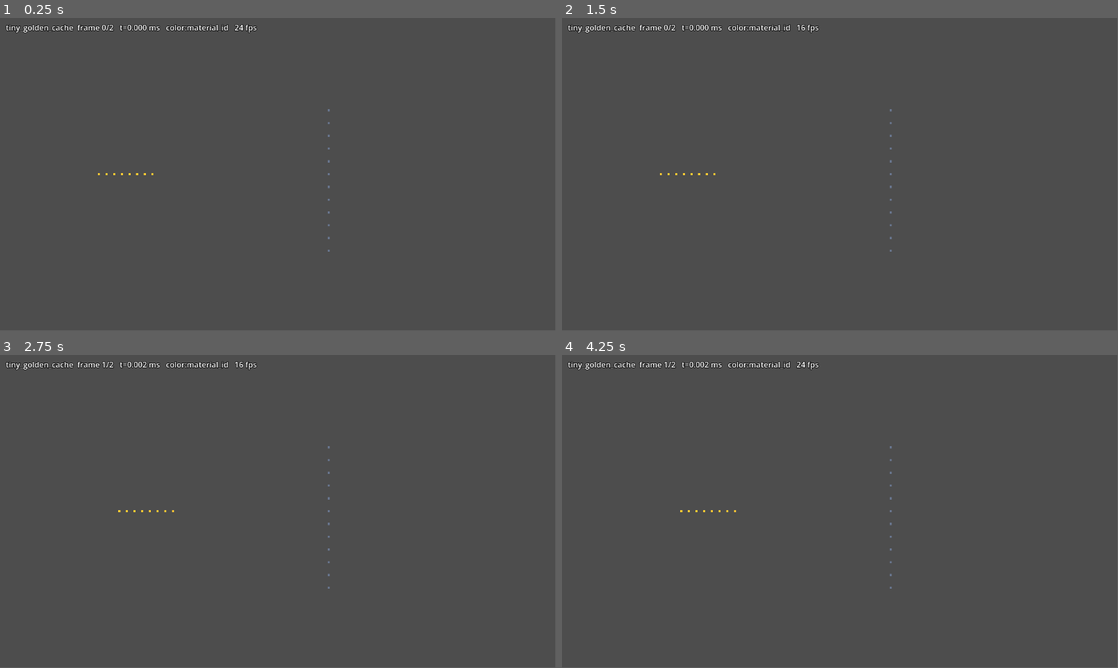
Above: before the commit, frames 1-4 (two rows, left to right).
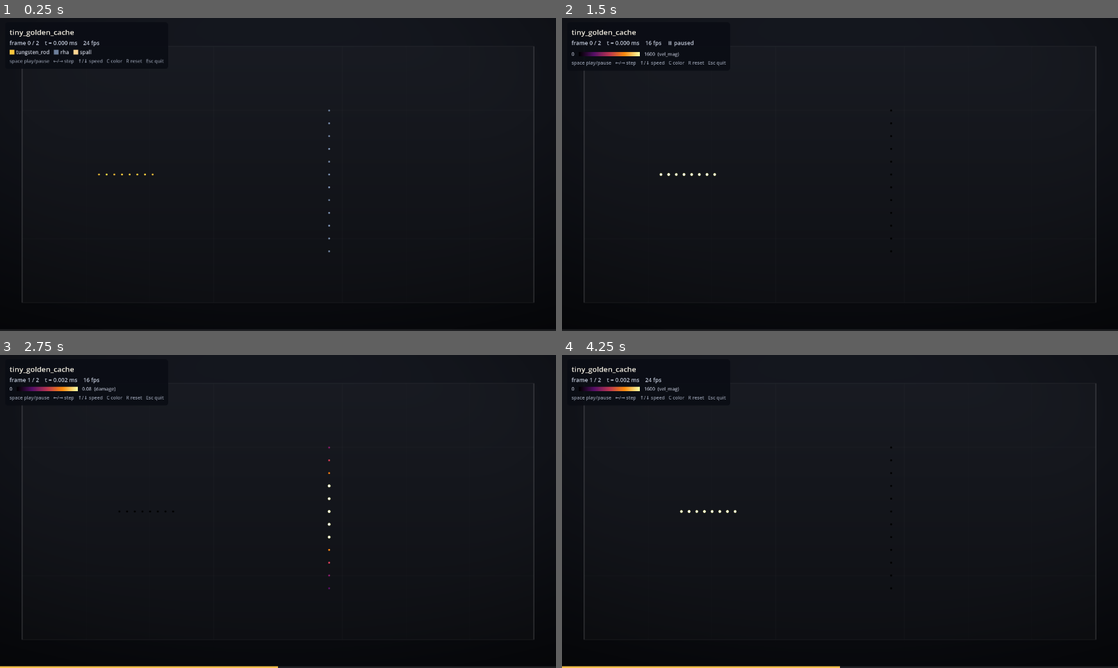
Above: after the commit, the same moments.

Repository: BoykoNeov/armor_pen
Game: Godot game, scene res://main.tscn
The game is run twice, just before and just after one commit, with the same random seed, the same clock (stepped at 60 frames per second) and the same inputs.
Inputs:
- Up to frame 1 (0.25 s): no input
- Up to frame 2 (1.5 s): tap Enter at 0.5 s; hold Right 0.53-1.28 s; tap C at 0.6 s; tap Space at 0.77, 0.8, 1.07, 1.35 s; hold Down from 1.28 s (still down)
- Up to frame 3 (2.75 s): tap Space at 1.52, 1.82, 2.3 s; tap C at 1.55, 2.1 s; release Down at 2.03 s; hold Right from 2.03 s (still down)
- Up to frame 4 (4.25 s): release Right at 2.78 s; hold Up 2.78-3.53 s; tap R at 2.85 s; tap Space at 3.02, 3.32, 3.77, 3.8, 4.07 s; tap C at 3.05, 3.6 s; hold Left from 3.53 s (still down)
In our replay, the window is 799x449 before the commit and 800x450 after it. These sizes can differ from the game's own. Grey fills any space a smaller window leaves; there, only what the larger window draws over its background counts as a difference.

The runs differ from the first frame. In frame 1, 99% of the frame differs, in the area x 0-100%, y 0-100%; in frame 2, 99%; in frame 3, 100%; in frame 4, 100%.

Commit message:
feat(viewer): visual overhaul — soft glowing particles, streaks, inferno ramp, HUD
- Forward+ renderer with HDR 2D + WorldEnvironment glow: damaged/fast
  particles carry a per-instance heat scalar and bloom incandescently
- Soft-disc particle shader (shaders/particle.gdshader) replaces flat
  quads; heat widens/brightens the disc, center highlight adds grain
- Detonated ERA filler renders as an orange fireball; metal spall pulls
  toward hot sparks scaled by damage x speed, cooling as debris settles
- Free fragments (damage > 0.5) stretch along their motion vector
  (prev-frame delta) so spall reads as streaking sparks
- Scalar coloring now uses an inferno colormap fit, normalized to the
  99.5th-percentile over sampled frames; C key cycles color modes
- Scene dressing: vignetted gradient backdrop, faint domain frame + grid,
  panel HUD with material legend / colorbar, bottom timeline bar

Presentation-only: cache format and loader untouched.

Co-Authored-By: Claude Opus 4.8 (1M context) <noreply@anthropic.com>
Claude-Session: https://claude.ai/code/session_01EDGxhvzYn4mW79h1w4qvTM

Diff:
--- a/visualizer/project.godot
+++ b/visualizer/project.godot
@@ -19,6 +19,13 @@
 run/main_scene="res://main.tscn"
 config/features=PackedStringArray("4.7")
 
+[display]
+
+window/size/viewport_width=1280
+window/size/viewport_height=720
+
 [rendering]
 
-renderer/rendering_method="gl_compatibility"
+renderer/rendering_method="forward_plus"
+viewport/hdr_2d=true
+environment/defaults/default_clear_color=Color(0.045, 0.05, 0.07, 1)
--- a/visualizer/scripts/particle_view.gd
+++ b/visualizer/scripts/particle_view.gd
@@ -12,17 +12,26 @@
 ##   godot --path visualizer -- --cache <dir> --shots M:/path/to/out_dir
 ## With no --cache it plays the golden fixture, so the viewer runs with no
 ## solver present.
+##
+## Rendering notes (all presentation-side; the cache is untouched):
+## - Particles are soft discs (shaders/particle.gdshader). Per-instance
+##   custom data carries a "heat" scalar: damaged/fast particles render
+##   larger and HDR-bright, and a WorldEnvironment glow pass blooms them.
+## - Free fragments (damage > 0.5) are stretched along their motion vector
+##   (previous frame vs this frame) so spall reads as streaking sparks.
+## - Detonated ERA filler renders as an incandescent fireball rather than
+##   flat white.
 
 ## Cache directory to play. A res:// path or an absolute OS path both work
 ## (CacheLoader uses FileAccess, which handles either). Overridden by --cache.
 @export var cache_dir: String = "res://fixtures/tiny_golden_cache"
 
 ## How to color particles: "material_id" (discrete palette) or a scalar
-## attribute name like "vel_mag" / "stress" / "damage" (normalized ramp).
+## attribute name like "vel_mag" / "stress" / "damage" (inferno ramp).
 @export var color_by: String = "material_id"
 
 ## World-space edge length of each particle quad (domain units, e.g. mm).
-@export var point_size: float = 0.8
+@export var point_size: float = 1.0
 
 ## Simulated playback rate: how many baked frames to advance per wall second.
 @export var frames_per_second: float = 24.0
@@ -32,17 +41,22 @@
 
 # Discrete colors per material id (name lookup is via the manifest's `materials`).
 const MATERIAL_COLORS := {
-	0: Color(1.00, 0.80, 0.20),  # tungsten_rod — bright gold
-	1: Color(0.42, 0.48, 0.58),  # rha — steel blue-gray
-	2: Color(0.80, 0.70, 0.45),  # ceramic — tan
-	3: Color(0.95, 0.35, 0.15),  # era_filler — hot orange
-	4: Color(0.45, 0.20, 0.15),  # era_filler_inert — dark brick
+	0: Color(0.98, 0.78, 0.24),  # tungsten_rod — bright gold
+	1: Color(0.43, 0.50, 0.61),  # rha — steel blue-gray
+	2: Color(0.82, 0.72, 0.48),  # ceramic — tan
+	3: Color(0.95, 0.38, 0.12),  # era_filler — hot orange
+	4: Color(0.52, 0.26, 0.18),  # era_filler_inert — dark brick
 }
 const FALLBACK_COLOR := Color(0.6, 0.6, 0.6)
-# A damaged/spalled particle is whitened toward this, so the fragment spray reads.
-const SPALL_COLOR := Color(0.98, 0.98, 0.98)
+# Damaged/spalled particles trend toward this hot-spark tone; "heat" (glow)
+# scales with damage and speed so fresh fast fragments burn brightest.
+const SPARK_COLOR := Color(1.0, 0.84, 0.58)
+# Speed (domain units/s ~ m/s) at which a fragment reaches full glow.
+const SPARK_FULL_GLOW_SPEED := 900.0
+const ACCENT := Color(0.95, 0.75, 0.30)
 
 const CacheLoaderScript = preload("res://scripts/cache_loader.gd")
+const PARTICLE_SHADER = preload("res://shaders/particle.gdshader")
 
 var _loader := CacheLoaderScript.new()
 var _frame: int = 0
@@ -52,14 +66,30 @@
 
 var _pos_x: int = -1
 var _pos_y: int = -1
+var _vel_col: int = -1
 var _mat_col: int = -1
 var _damage_col: int = -1
 var _color_col: int = -1
-var _color_lo: float = 0.0
-var _color_hi: float = 1.0
+var _color_hi := {}          # attribute name -> normalization max (cached per mode)
+var _color_span: float = 1.0
+
+# Deterministic per-particle brightness jitter so solid bodies read as grainy
+# metal instead of a flat fill.
+var _jitter := PackedFloat32Array()
+
+# Previous frame's raw data, for motion streaks. During sequential playback the
+# shown frame becomes next frame's "previous" — no extra disk reads.
+var _prev_data := PackedFloat32Array()
+var _prev_frame: int = -2
 
 var _camera: Camera2D
-var _hud: Label
+var _hud_info: Label
+var _legend_box: HBoxContainer
+var _timeline_fill: ColorRect
+
+# Color modes reachable with the C key: material_id plus every scalar
+# attribute in the manifest that isn't a position.
+var _color_modes: PackedStringArray = PackedStringArray()
 
 
 func _ready() -> void:
@@ -73,23 +103,36 @@
 
 	_pos_x = _loader.attribute_index("pos_x")
 	_pos_y = _loader.attribute_index("pos_y")
+	_vel_col = _loader.attribute_index("vel_mag")
 	_mat_col = _loader.attribute_index("material_id")
 	_damage_col = _loader.attribute_index("damage")
-	_color_col = _loader.attribute_index(color_by)
 	if _pos_x < 0 or _pos_y < 0:
 		push_error("cache lacks pos_x/pos_y — cannot draw")
 		get_tree().quit(1)
 		return
-	_compute_color_range()
+
+	_collect_color_modes()
 
 	multimesh = MultiMesh.new()
 	multimesh.transform_format = MultiMesh.TRANSFORM_2D
 	multimesh.use_colors = true
+	multimesh.use_custom_data = true
 	multimesh.mesh = _make_point_mesh(point_size)
 	multimesh.instance_count = _loader.particle_count
 
+	var mat := ShaderMaterial.new()
+	mat.shader = PARTICLE_SHADER
+	material = mat
+
+	_jitter.resize(_loader.particle_count)
+	for p in _loader.particle_count:
+		_jitter[p] = 0.86 + 0.28 * fposmod(sin(float(p) * 12.9898) * 43758.5453, 1.0)
+
+	_setup_environment()
+	_setup_background()
 	_setup_camera()
 	_setup_hud()
+	_set_color_mode(color_by)
 	_show_frame(0)
 
 	if _shots_dir != "":
@@ -113,6 +156,7 @@
 	match event.keycode:
 		KEY_SPACE:
 			_playing = not _playing
+			_update_hud()
 		KEY_R:
 			_frame = 0
 			_show_frame(_frame)
@@ -130,6 +174,10 @@
 		KEY_DOWN:
 			frames_per_second = maxf(frames_per_second / 1.5, 1.0)
 			_update_hud()
+		KEY_C:
+			var i := (_color_modes.find(color_by) + 1) % _color_modes.size()
+			_set_color_mode(_color_modes[i])
+			_show_frame(_frame)
 		KEY_ESCAPE:
 			get_tree().quit(0)
 
@@ -139,41 +187,136 @@
 func _show_frame(f: int) -> void:
 	_frame = f
 	var data := _loader.read_frame(f)
+	var prev := PackedFloat32Array()
+	if f > 0:
+		prev = _prev_data if _prev_frame == f - 1 else _loader.read_frame(f - 1)
+
 	var stride := _loader.attributes.size()
 	var ymax := float(_loader.domain.get("ymax", 0.0))
 	var ymin := float(_loader.domain.get("ymin", 0.0))
 	var use_material := color_by == "material_id" and _mat_col >= 0
-	var span := maxf(_color_hi - _color_lo, 1e-6)
+	var span := _color_span
+	var has_prev := prev.size() == data.size()
+	var streak_min := point_size * 0.7
 
 	for p in _loader.particle_count:
 		var base := p * stride
+		var x := data[base + _pos_x]
 		# Flip Y (physics is y-up; Godot 2D is y-down) by mirroring inside the
 		# domain so the camera framing below stays simple.
 		var wy := ymin + ymax - data[base + _pos_y]
-		var xform := Transform2D(0.0, Vector2(data[base + _pos_x], wy))
+
+		var dmg := 0.0
+		if _damage_col >= 0:
+			dmg = clampf(data[base + _damage_col], 0.0, 1.0)
+		var speed := data[base + _vel_col] if _vel_col >= 0 else 0.0
+
+		# Free fragments streak along their motion vector; everything else is
+		# an unrotated disc.
+		var xform: Transform2D
+		if has_prev and dmg > 0.5:
+			var dx := x - prev[base + _pos_x]
+			var dy := prev[base + _pos_y] - data[base + _pos_y]  # flipped
+			var len2 := dx * dx + dy * dy
+			if len2 > streak_min * streak_min:
+				var l := sqrt(len2)
+				var sx := clampf(1.0 + l / (point_size * 2.0), 1.0, 5.0)
+				var sy := clampf(1.0 / sqrt(sx), 0.55, 1.0)
+				xform = Transform2D(atan2(dy, dx), Vector2(sx, sy), 0.0, Vector2(x, wy))
+			else:
+				xform = Transform2D(0.0, Vector2(x, wy))
+		else:
+			xform = Transform2D(0.0, Vector2(x, wy))
 		multimesh.set_instance_transform_2d(p, xform)
 
 		var col: Color
+		var heat := 0.0
+		var mid := int(round(data[base + _mat_col])) if _mat_col >= 0 else -1
 		if use_material:
-			var mid := int(round(data[base + _mat_col]))
 			col = MATERIAL_COLORS.get(mid, FALLBACK_COLOR)
 		else:
-			var t := clampf((data[base + _color_col] - _color_lo) / span, 0.0, 1.0)
-			col = _ramp(t)
-		if _damage_col >= 0:
-			var dmg := clampf(data[base + _damage_col], 0.0, 1.0)
-			if dmg > 0.5:
-				col = col.lerp(SPALL_COLOR, (dmg - 0.5) * 2.0)
-		multimesh.set_instance_color(p, col)
-
+			var t := clampf(data[base + _color_col] / span, 0.0, 1.0)
+			col = _inferno(t)
+			heat = maxf(0.0, t - 0.75) * 2.4
+
+		if dmg > 0.5:
+			# Detached fragment: glow scales with damage x speed, so fresh fast
+			# fragments burn bright while settled debris cools toward its base color.
+			var s := (dmg - 0.5) * 2.0
+			var v := clampf(speed / SPARK_FULL_GLOW_SPEED, 0.0, 1.0)
+			if use_material:
+				if mid == 3:  # detonated ERA filler: orange fireball, not pale spall
+					col = col.lerp(Color(1.0, 0.60, 0.20), s)
+				else:
+					col = col.lerp(SPARK_COLOR, s * (0.35 + 0.45 * v))
+			heat = maxf(heat, s * (0.10 + 0.90 * v))
+			if mid == 3:
+				heat = minf(heat + 0.15, 1.0)
+
+		var j := _jitter[p]
+		multimesh.set_instance_color(p, Color(col.r * j, col.g * j, col.b * j))
+		multimesh.set_instance_custom_data(p, Color(heat, 0.0, 0.0, 0.0))
+
+	_prev_data = data
+	_prev_frame = f
 	_update_hud()
 
 
-## Blue -> cyan -> yellow -> red perceptual-ish ramp for scalar attributes.
-func _ramp(t: float) -> Color:
-	if t < 0.5:
-		return Color(0.1, 0.2 + 1.4 * t, 1.0 - 0.4 * t)
-	return Color(0.1 + 1.8 * (t - 0.5), 0.9 - 0.9 * (t - 0.5), 0.8 - 1.6 * (t - 0.5))
+## Polynomial fit of matplotlib's inferno colormap (public shadertoy fit by
+## Matt Zucker) — perceptually uniform, reads well on the dark background.
+func _inferno(t: float) -> Color:
+	var c0 := Vector3(0.0002189403691192265, 0.001651004631001012, -0.01948089843709184)
+	var c1 := Vector3(0.1065134194856116, 0.5639564367884091, 3.932712388889277)
+	var c2 := Vector3(11.60249308247187, -3.972853965665698, -15.9423941062914)
+	var c3 := Vector3(-41.70399613139459, 17.43639888205313, 44.35414519872813)
+	var c4 := Vector3(77.162935699427, -33.40235894210092, -81.80730925738993)
+	var c5 := Vector3(-71.31942824499214, 32.62606426397723, 73.20951985803202)
+	var c6 := Vector3(25.13112622477341, -12.24266895238567, -23.07032500287172)
+	var v := c0 + t * (c1 + t * (c2 + t * (c3 + t * (c4 + t * (c5 + t * c6)))))
+	return Color(clampf(v.x, 0.0, 1.0), clampf(v.y, 0.0, 1.0), clampf(v.z, 0.0, 1.0))
+
+
+# --- color modes -------------------------------------------------------------
+
+func _collect_color_modes() -> void:
+	_color_modes.clear()
+	if _mat_col >= 0:
+		_color_modes.append("material_id")
+	for a in _loader.attributes:
+		if a not in ["pos_x", "pos_y", "material_id"]:
+			_color_modes.append(a)
+	if _color_modes.is_empty():
+		_color_modes.append("material_id")
+
+
+func _set_color_mode(mode: String) -> void:
+	if mode != "material_id" and _loader.attribute_index(mode) < 0:
+		push_warning("unknown color attribute '%s', using material_id" % mode)
+		mode = "material_id"
+	color_by = mode
+	_color_col = _loader.attribute_index(mode)
+	if mode != "material_id" and _color_col >= 0:
+		if not _color_hi.has(mode):
+			_color_hi[mode] = _scan_color_range(_color_col)
+		_color_span = maxf(_color_hi[mode], 1e-6)
+	_rebuild_legend()
+	_update_hud()
+
+
+## Normalization max for a scalar attribute: 99.5th percentile of a subsample
+## across three frames, so a single outlier particle doesn't wash out the ramp.
+func _scan_color_range(col: int) -> float:
+	var stride := _loader.attributes.size()
+	var samples := PackedFloat32Array()
+	for f in [_loader.frame_count / 4, _loader.frame_count / 2, (3 * _loader.frame_count) / 4]:
+		var data := _loader.read_frame(f)
+		var p := 0
+		while p < _loader.particle_count:
+			samples.append(data[p * stride + col])
+			p += 8
+	var arr := Array(samples)
+	arr.sort()
+	return float(arr[int(float(arr.size() - 1) * 0.995)])
 
 
 # --- setup helpers -----------------------------------------------------------
@@ -193,19 +336,69 @@
 					color_by = user_args[i + 1]
 
 
-func _compute_color_range() -> void:
-	# Scalar coloring needs a normalization window; scan a mid frame for a
-	# representative max (frame 0 is often at rest). Material coloring skips this.
-	if color_by == "material_id" or _color_col < 0:
-		return
-	var f := _loader.frame_count / 2
-	var data := _loader.read_frame(f)
-	var stride := _loader.attributes.size()
-	var hi := 0.0
-	for p in _loader.particle_count:
-		hi = maxf(hi, data[p * stride + _color_col])
-	_color_lo = 0.0
-	_color_hi = maxf(hi, 1e-6)
+func _setup_environment() -> void:
+	# 2D glow: HDR colors from the particle shader bloom into halos.
+	var env := Environment.new()
+	env.background_mode = Environment.BG_CLEAR_COLOR
+	env.glow_enabled = true
+	env.glow_blend_mode = Environment.GLOW_BLEND_MODE_ADDITIVE
+	env.glow_intensity = 0.35
+	env.glow_strength = 1.0
+	env.glow_bloom = 0.02
+	env.glow_hdr_threshold = 1.1
+	var we := WorldEnvironment.new()
+	we.environment = env
+	add_child(we)
+
+
+func _setup_background() -> void:
+	# Vignetted gradient backdrop on a far canvas layer, plus a faint domain
+	# frame + grid in world space so the playback has spatial context.
+	var layer := CanvasLayer.new()
+	layer.layer = -10
+	add_child(layer)
+	var rect := ColorRect.new()
+	rect.set_anchors_preset(Control.PRESET_FULL_RECT)
+	var sh := Shader.new()
+	sh.code = """
+shader_type canvas_item;
+void fragment() {
+	vec3 top = vec3(0.085, 0.095, 0.125);
+	vec3 bot = vec3(0.035, 0.040, 0.055);
+	vec3 col = mix(top, bot, UV.y);
+	float d = length(UV - vec2(0.5, 0.45));
+	col *= 1.0 - 0.5 * smoothstep(0.35, 0.95, d);
+	COLOR = vec4(col, 1.0);
+}
+"""
+	var mat := ShaderMaterial.new()
+	mat.shader = sh
+	rect.material = mat
+	layer.add_child(rect)
+
+	var grid := Node2D.new()
+	grid.z_index = -1
+	grid.draw.connect(_draw_domain.bind(grid))
+	add_child(grid)
+
+
+func _draw_domain(node: Node2D) -> void:
+	var xmin := float(_loader.domain.get("xmin", 0.0))
+	var xmax := float(_loader.domain.get("xmax", 100.0))
+	var ymin := float(_loader.domain.get("ymin", 0.0))
+	var ymax := float(_loader.domain.get("ymax", 100.0))
+	var r := Rect2(xmin, ymin, xmax - xmin, ymax - ymin)
+	node.draw_rect(r, Color(1, 1, 1, 0.018), true)
+	var step := 25.0
+	var x := xmin + step
+	while x < xmax - 1e-6:
+		node.draw_line(Vector2(x, ymin), Vector2(x, ymax), Color(1, 1, 1, 0.035), 0.15)
+		x += step
+	var y := ymin + step
+	while y < ymax - 1e-6:
+		node.draw_line(Vector2(xmin, y), Vector2(xmax, y), Color(1, 1, 1, 0.035), 0.15)
+		y += step
+	node.draw_rect(r, Color(1, 1, 1, 0.16), false, 0.3)
 
 
 func _setup_camera() -> void:
@@ -227,24 +420,120 @@
 func _setup_hud() -> void:
 	var layer := CanvasLayer.new()
 	add_child(layer)
-	_hud = Label.new()
-	_hud.position = Vector2(12, 8)
-	_hud.add_theme_color_override("font_color", Color.WHITE)
-	_hud.add_theme_color_override("font_outline_color", Color.BLACK)
-	_hud.add_theme_constant_override("outline_size", 4)
-	layer.add_child(_hud)
+
+	var panel := PanelContainer.new()
+	panel.position = Vector2(12, 10)
+	var style := StyleBoxFlat.new()
+	style.bg_color = Color(0.04, 0.05, 0.08, 0.88)
+	style.set_corner_radius_all(6)
+	style.set_content_margin_all(10)
+	panel.add_theme_stylebox_override("panel", style)
+	layer.add_child(panel)
+
+	var box := VBoxContainer.new()
+	box.add_theme_constant_override("separation", 4)
+	panel.add_child(box)
+
+	var title := Label.new()
+	title.text = cache_dir.get_file()
+	title.add_theme_font_size_override("font_size", 17)
+	title.add_theme_color_override("font_color", Color(0.95, 0.93, 0.88))
+	box.add_child(title)
+
+	_hud_info = Label.new()
+	_hud_info.add_theme_font_size_override("font_size", 13)
+	_hud_info.add_theme_color_override("font_color", Color(0.75, 0.78, 0.84))
+	box.add_child(_hud_info)
+
+	_legend_box = HBoxContainer.new()
+	_legend_box.add_theme_constant_override("separation", 10)
+	box.add_child(_legend_box)
+
+	var keys := Label.new()
+	keys.text = "space play/pause   ←/→ step   ↑/↓ speed   C color   R reset   Esc quit"
+	keys.add_theme_font_size_override("font_size", 11)
+	keys.add_theme_color_override("font_color", Color(0.55, 0.58, 0.64))
+	box.add_child(keys)
+
+	# Timeline bar along the bottom edge.
+	var track := ColorRect.new()
+	track.color = Color(1, 1, 1, 0.10)
+	track.set_anchors_preset(Control.PRESET_BOTTOM_WIDE)
+	track.offset_top = -4.0
+	layer.add_child(track)
+	_timeline_fill = ColorRect.new()
+	_timeline_fill.color = ACCENT
+	_timeline_fill.set_anchors_preset(Control.PRESET_BOTTOM_WIDE)
+	_timeline_fill.offset_top = -4.0
+	_timeline_fill.anchor_right = 0.0
+	layer.add_child(_timeline_fill)
+
 	_update_hud()
 
 
+func _rebuild_legend() -> void:
+	if _legend_box == null:
+		return
+	for c in _legend_box.get_children():
+		c.queue_free()
+	if color_by == "material_id":
+		for key in _loader.materials:
+			var mid := int(key)
+			_legend_box.add_child(_swatch(MATERIAL_COLORS.get(mid, FALLBACK_COLOR),
+				String(_loader.materials[key])))
+		_legend_box.add_child(_swatch(SPARK_COLOR, "spall"))
+	else:
+		var grad := Gradient.new()
+		grad.offsets = PackedFloat32Array([0.0, 0.25, 0.5, 0.75, 1.0])
+		grad.colors = PackedColorArray([_inferno(0.0), _inferno(0.25), _inferno(0.5),
+			_inferno(0.75), _inferno(1.0)])
+		var tex := GradientTexture1D.new()
+		tex.gradient = grad
+		var bar := TextureRect.new()
+		bar.texture = tex
+		bar.custom_minimum_size = Vector2(140, 10)
+		bar.expand_mode = TextureRect.EXPAND_IGNORE_SIZE
+		bar.stretch_mode = TextureRect.STRETCH_SCALE
+		bar.size_flags_vertical = Control.SIZE_SHRINK_CENTER
+		var lo := Label.new()
+		lo.text = "0"
+		lo.add_theme_font_size_override("font_size", 11)
+		lo.add_theme_color_override("font_color", Color(0.7, 0.72, 0.78))
+		var hi := Label.new()
+		hi.text = "%s  (%s)" % [String.num(_color_span, 0 if _color_span >= 100.0 else 2), color_by]
+		hi.add_theme_font_size_override("font_size", 11)
+		hi.add_theme_color_override("font_color", Color(0.7, 0.72, 0.78))
+		_legend_box.add_child(lo)
+		_legend_box.add_child(bar)
+		_legend_box.add_child(hi)
+
+
+func _swatch(col: Color, label_text: String) -> HBoxContainer:
+	var h := HBoxContainer.new()
+	h.add_theme_constant_override("separation", 4)
+	var sq := ColorRect.new()
+	sq.color = col
+	sq.custom_minimum_size = Vector2(11, 11)
+	sq.size_flags_vertical = Control.SIZE_SHRINK_CENTER
+	h.add_child(sq)
+	var l := Label.new()
+	l.text = label_text
+	l.add_theme_font_size_override("font_size", 12)
+	l.add_theme_color_override("font_color", Color(0.78, 0.80, 0.85))
+	h.add_child(l)
+	return h
+
+
 func _update_hud() -> void:
-	if _hud == null:
+	if _hud_info == null:
 		return
 	var t_ms := _frame * _loader.frame_dt * 1000.0
-	_hud.text = "%s  frame %d/%d   t=%.3f ms   color:%s   %.0f fps%s" % [
-		cache_dir.get_file(), _frame, _loader.frame_count - 1,
-		t_ms, color_by, frames_per_second,
-		"" if _playing else "   [PAUSED]",
+	_hud_info.text = "frame %d / %d    t = %.3f ms    %.0f fps%s" % [
+		_frame, _loader.frame_count - 1, t_ms, frames_per_second,
+		"" if _playing else "    ⏸ paused",
 	]
+	if _timeline_fill != null and _loader.frame_count > 1:
+		_timeline_fill.anchor_right = float(_frame) / float(_loader.frame_count - 1)
 
 
 func _make_point_mesh(size: float) -> QuadMesh:
--- /dev/null
+++ b/visualizer/shaders/particle.gdshader
@@ -0,0 +1,29 @@
+// Soft-disc particle shader for the playback MultiMesh.
+// Per-instance COLOR is the material/scalar color chosen by particle_view.gd;
+// INSTANCE_CUSTOM.x is "heat" in [0,1] — hot particles render larger, brighter
+// (HDR, feeds the 2D glow pass) and with a wider halo.
+shader_type canvas_item;
+render_mode unshaded;
+
+varying float v_heat;
+
+void vertex() {
+	v_heat = INSTANCE_CUSTOM.x;
+	// Hot fragments grow so the spark/fireball reads at domain scale.
+	VERTEX *= 1.0 + v_heat * 0.7;
+}
+
+void fragment() {
+	vec2 d = (UV - vec2(0.5)) * 2.0;
+	float r = length(d);
+	// Soft disc: solid core, feathered edge. Heat widens the feather into a halo.
+	float edge_in = mix(0.55, 0.15, v_heat);
+	float body = smoothstep(1.0, edge_in, r);
+	// Slight center highlight gives dense solids a granular, lit look
+	// instead of a flat fill.
+	float shade = mix(0.80, 1.18, smoothstep(1.0, 0.0, r));
+	vec3 col = COLOR.rgb * shade;
+	// Incandescent HDR boost — values above 1.0 are picked up by glow.
+	col *= 1.0 + v_heat * v_heat * 2.2;
+	COLOR = vec4(col, COLOR.a * body);
+}
Not shown, changed: visualizer/CLAUDE.md
